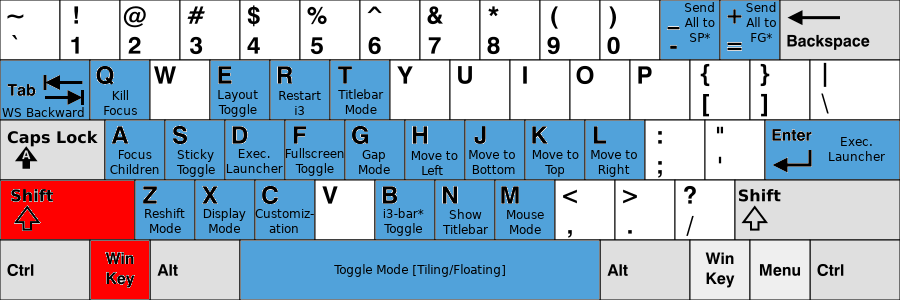
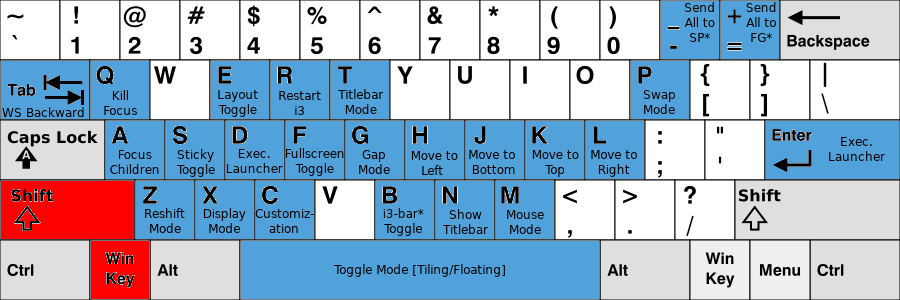
The second 900×300 image is a revision of the first. Changes to its layers:
added layer "Swap Mode" above "KB_United_States-NoAltGr.svg" over <box>643,90,675,114</box>
painted on "KB_United_States-NoAltGr.svg" over <box>631,61,689,119</box>
